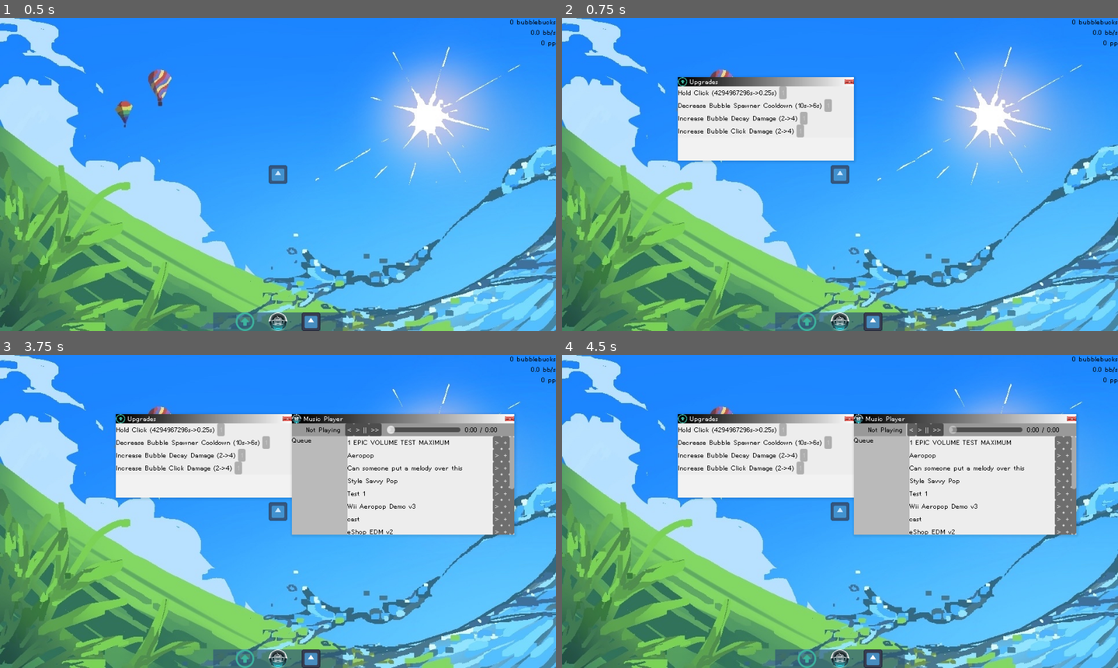
Above: before the commit, frames 1-4 (two rows, left to right).
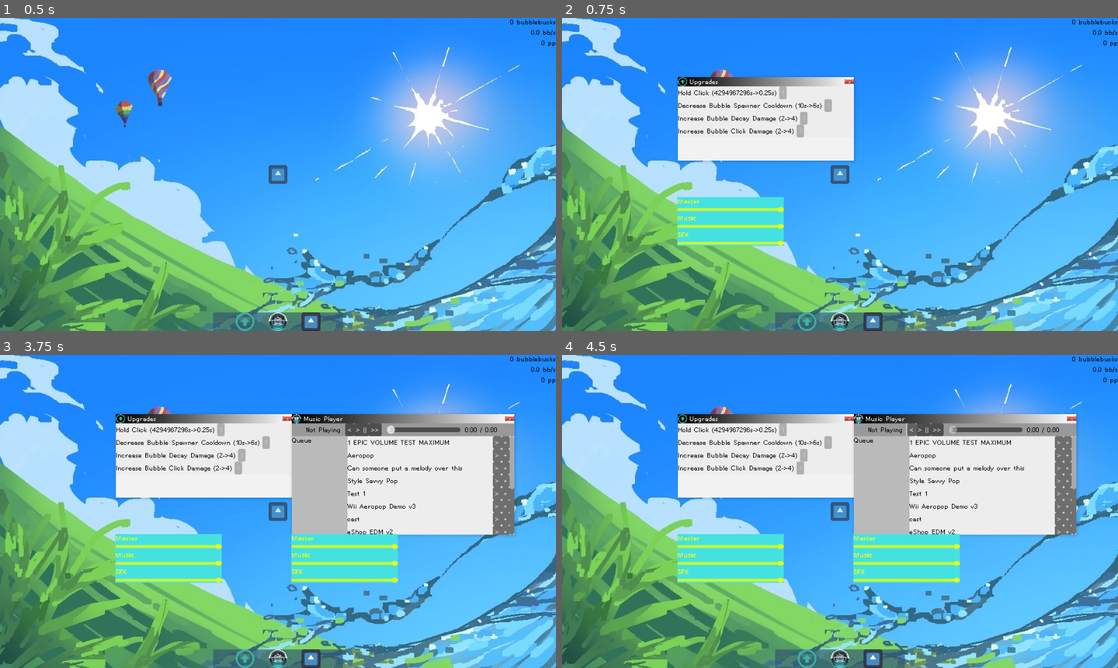
Above: after the commit, the same moments.

Repository: Kipuru/incremental-game
Game: Godot game, scene res://Game/Root/main_game.tscn
Two runs of this game, one before a commit and one after it. Both use one fixed random seed, a clock stepped at 60 frames per second and the inputs below. The engine's default icon, where the game draws it, is replaced by a stand-in: a white triangle on a blue panel in a dark square.
Inputs (mouse positions are in pixels of both pictures, inside the frame that each line leads up to):
- Up to frame 1 (0.5 s): no input
- Up to frame 2 (0.75 s): click (806, 321) at 0.5 s
- Up to frame 3 (3.75 s): click (244, 658) at 1.25 s; click (244, 658) at 2 s; click (311, 658) at 2.75 s; click (278, 658) at 3.5 s
- Up to frame 4 (4.5 s): click "<" at 4.25 s

Frame 1 is identical in both runs. In frame 2, 3.0% of the frame differs, in the area x 20-40%, y 57-73%; in frame 3, 6.0%, in the area x 20-72%, y 57-73%; in frame 4, 6.0%.

Commit message:
added missing files

Diff:
--- a/Game/Windows/window.tscn
+++ b/Game/Windows/window.tscn
@@ -1,10 +1,11 @@
-[gd_scene load_steps=10 format=3 uid="uid://ccdqkc2ixgwur"]
+[gd_scene load_steps=13 format=3 uid="uid://ccdqkc2ixgwur"]
 
 [ext_resource type="Script" uid="uid://dtvfmv5smm81w" path="res://Game/Windows/window.gd" id="1_28hdt"]
 [ext_resource type="Script" uid="uid://cwb0qqoua5tlh" path="res://Game/Windows/title_bar.gd" id="2_o0r3s"]
 [ext_resource type="Texture2D" uid="uid://b21msh4k62j8q" path="res://Assets/Icons/icon.svg" id="2_vip54"]
 [ext_resource type="FontFile" uid="uid://dqmmoferdi10i" path="res://Assets/Fonts/HelvetiPixel.ttf" id="3_o7yh4"]
 [ext_resource type="Texture2D" uid="uid://cjxv6pd8ceo12" path="res://Assets/Buttons/IMG_9937.PNG" id="3_vip54"]
+[ext_resource type="PackedScene" uid="uid://bh05jgliy8rci" path="res://Game/UI/Music/VolSlider.tscn" id="6_cuhqe"]
 
 [sub_resource type="StyleBoxFlat" id="StyleBoxFlat_rb4y1"]
 bg_color = Color(0.525668, 0.525668, 0.525667, 1)
@@ -22,7 +23,12 @@
 [sub_resource type="GradientTexture1D" id="GradientTexture1D_7prq6"]
 gradient = SubResource("Gradient_sseq7")
 
+[sub_resource type="StyleBoxFlat" id="StyleBoxFlat_cuhqe"]
+
+[sub_resource type="Theme" id="Theme_c3n73"]
+
 [node name="Window" type="Node2D"]
+position = Vector2(1, 2)
 script = ExtResource("1_28hdt")
 
 [node name="UI" type="PanelContainer" parent="."]
@@ -94,6 +100,44 @@
 layout_mode = 2
 mouse_filter = 1
 
+[node name="PanelContainer" type="PanelContainer" parent="."]
+modulate = Color(0.44910118, 1.4683453, 1.4683453, 1)
+offset_left = -1.0
+offset_top = 207.00008
+offset_right = 255.0
+offset_bottom = 344.00006
+scale = Vector2(0.7200002, 0.6145514)
+theme_override_styles/panel = SubResource("StyleBoxFlat_cuhqe")
+
+[node name="vol control" type="VBoxContainer" parent="PanelContainer"]
+modulate = Color(18.892157, 18.892157, 0, 1)
+layout_mode = 2
+theme = SubResource("Theme_c3n73")
+
+[node name="Label" type="Label" parent="PanelContainer/vol control"]
+layout_mode = 2
+text = "Master"
+
+[node name="Master" parent="PanelContainer/vol control" instance=ExtResource("6_cuhqe")]
+layout_mode = 2
+BusName = "Master"
+
+[node name="Label2" type="Label" parent="PanelContainer/vol control"]
+layout_mode = 2
+text = "Music"
+
+[node name="Music" parent="PanelContainer/vol control" instance=ExtResource("6_cuhqe")]
+layout_mode = 2
+BusName = "Music"
+
+[node name="Label3" type="Label" parent="PanelContainer/vol control"]
+layout_mode = 2
+text = "SFX"
+
+[node name="SFX" parent="PanelContainer/vol control" instance=ExtResource("6_cuhqe")]
+layout_mode = 2
+BusName = "SFX"
+
 [connection signal="mouse_entered" from="UI/VBoxContainer/TitleBar" to="UI/VBoxContainer/TitleBar" method="_on_mouse_entered"]
 [connection signal="mouse_exited" from="UI/VBoxContainer/TitleBar" to="UI/VBoxContainer/TitleBar" method="_on_mouse_exited"]
 [connection signal="pressed" from="UI/VBoxContainer/TitleBar/RightSideMargin/HBoxContainer/CloseButton" to="." method="_on_close_button_pressed"]
